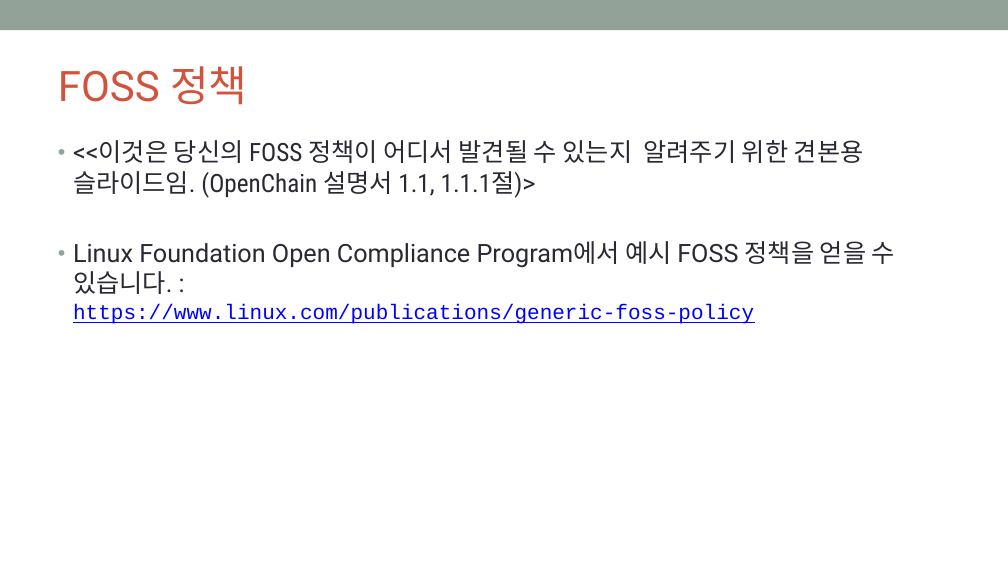
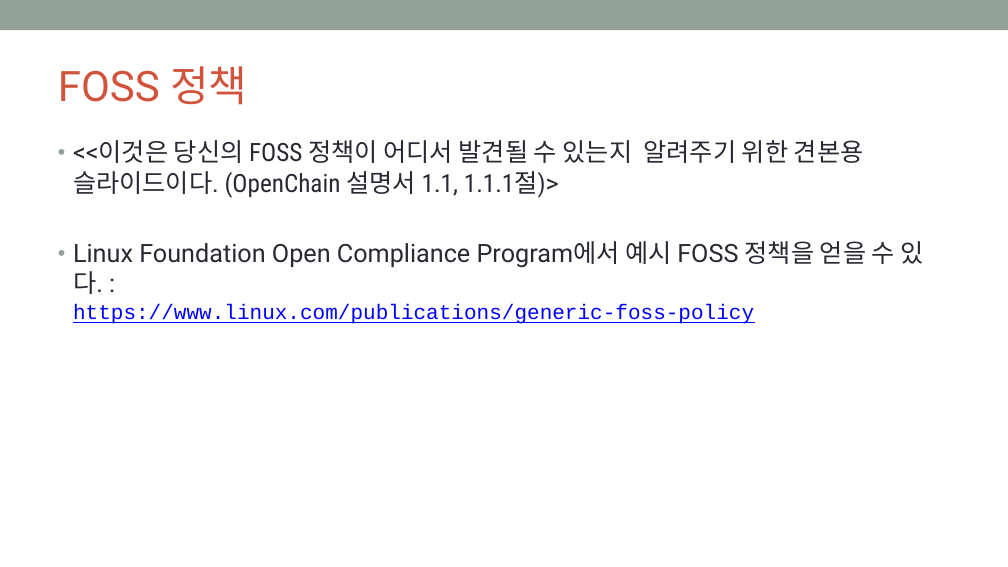
Before and after one commit to OpenChain-KWG/Curriculum-Translation-KR, a slide deck: slide 4 of target/slides/openchain-curriculum-for-1-1.pptx. Drawn at 1008x567 pixels with LibreOffice and Linux fonts; fonts in the diff are those of the drawing; background and template pictures are left out. Boxes give left, top, right and bottom in pixels: in the first picture for what was removed or moved away, otherwise in the second. Text is boxed around its words. In the diff, an @@ line names an element or a change of style, - is before the commit and + after.

```diff
--- a/target/slides/openchain-curriculum-for-1-1.pptx
+++ b/target/slides/openchain-curriculum-for-1-1.pptx
@@ text at bbox=[73, 140, 924, 324]: text changed @@
-• <<이것은 당신의 FOSS 정책이 어디서 발견될 수 있는지 알려주기 위한 견본용 슬라이드임. (OpenChain 설명서 1.1, 1.1.1절)>
-• Linux Foundation Open Compliance Program에서 예시 FOSS 정책을 얻을 수 있습니다. :
-  https://www.linux.com/publications/generic-foss-policy
+• <<이것은 당신의 FOSS 정책이 어디서 발견될 수 있는지 알려주기 위한 견본용 슬라이드이다. (OpenChain 설명서 1.1, 1.1.1절)>
+• Linux Foundation Open Compliance Program에서 예시 FOSS 정책을 얻을 수 있다. :
+  https://www.linux.com/publications/generic-foss-policy
```
Also in this commit, not shown: 35 other slides changed, 7 other files.
